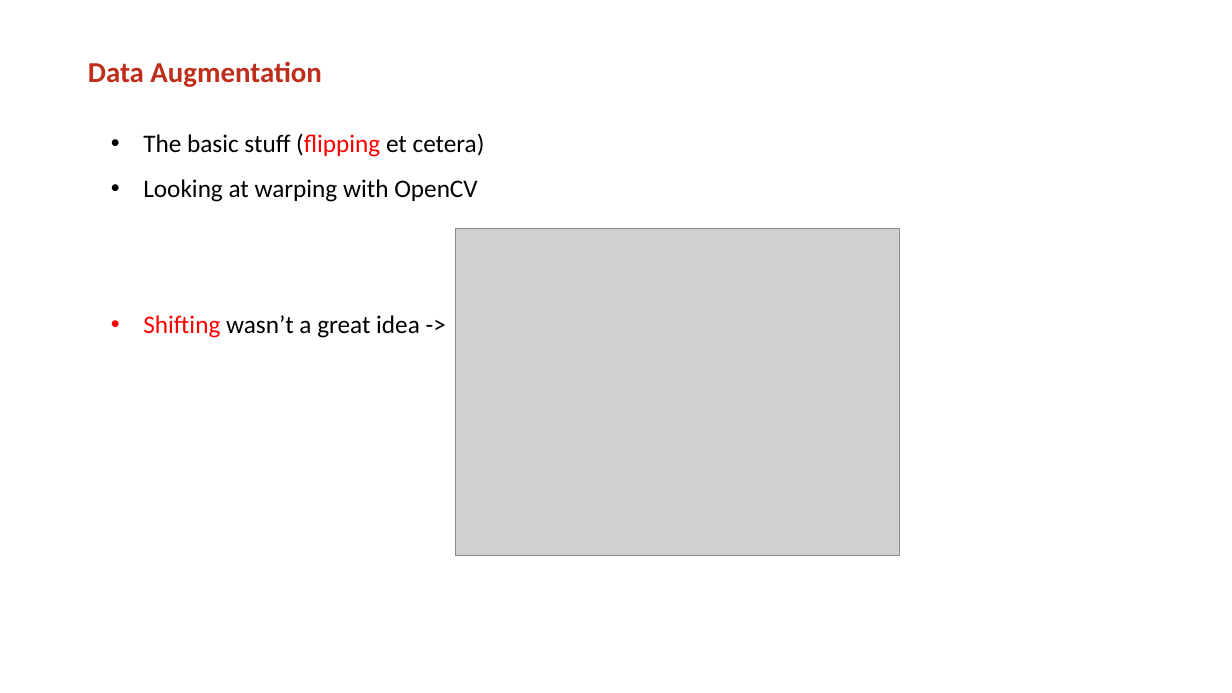
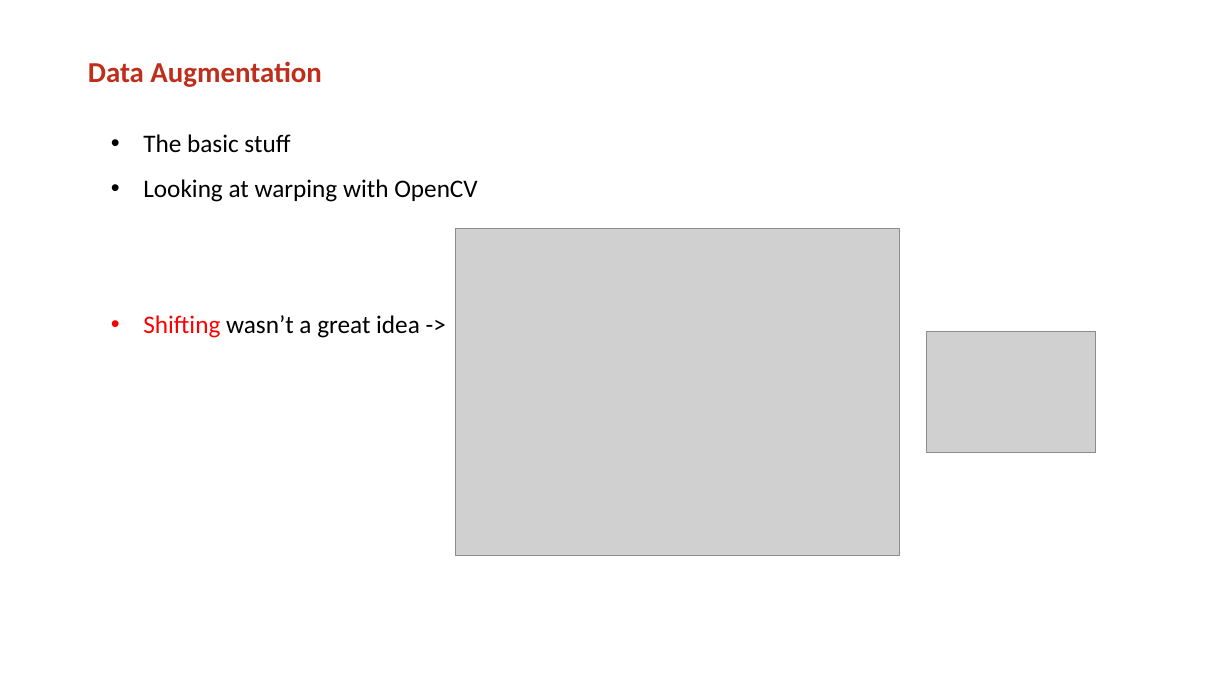
Before and after one commit to jeffluppes/ISMI2018, a slide deck: slide 8 of Project/Presentation/Mid_term_presentation.pptx. Drawn at 1232x693 pixels with LibreOffice and Linux fonts; fonts in the diff are those of the drawing; grey boxes stand for pictures; background and template pictures are left out. Boxes give left, top, right and bottom in pixels: in the first picture for what was removed or moved away, otherwise in the second. Text is boxed around its words. In the diff, an @@ line names an element or a change of style, - is before the commit and + after.

```diff
--- a/Project/Presentation/Mid_term_presentation.pptx
+++ b/Project/Presentation/Mid_term_presentation.pptx
@@ text at bbox=[143, 134, 290, 152]: text changed @@
-  • The basic stuff (flipping et cetera)
+  • The basic stuff
@@ picture added at bbox=[927, 331, 1096, 453] @@
```
Also in this commit, not shown: 8 other slides changed.
